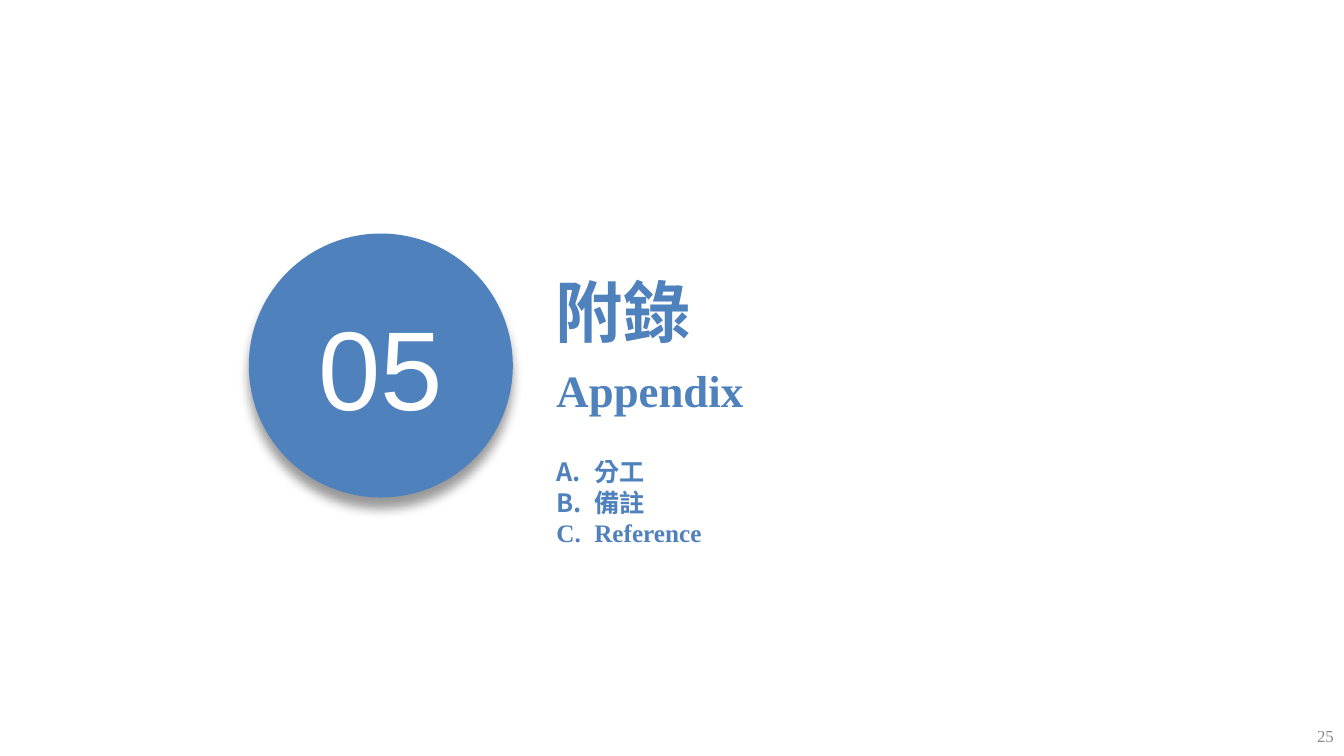
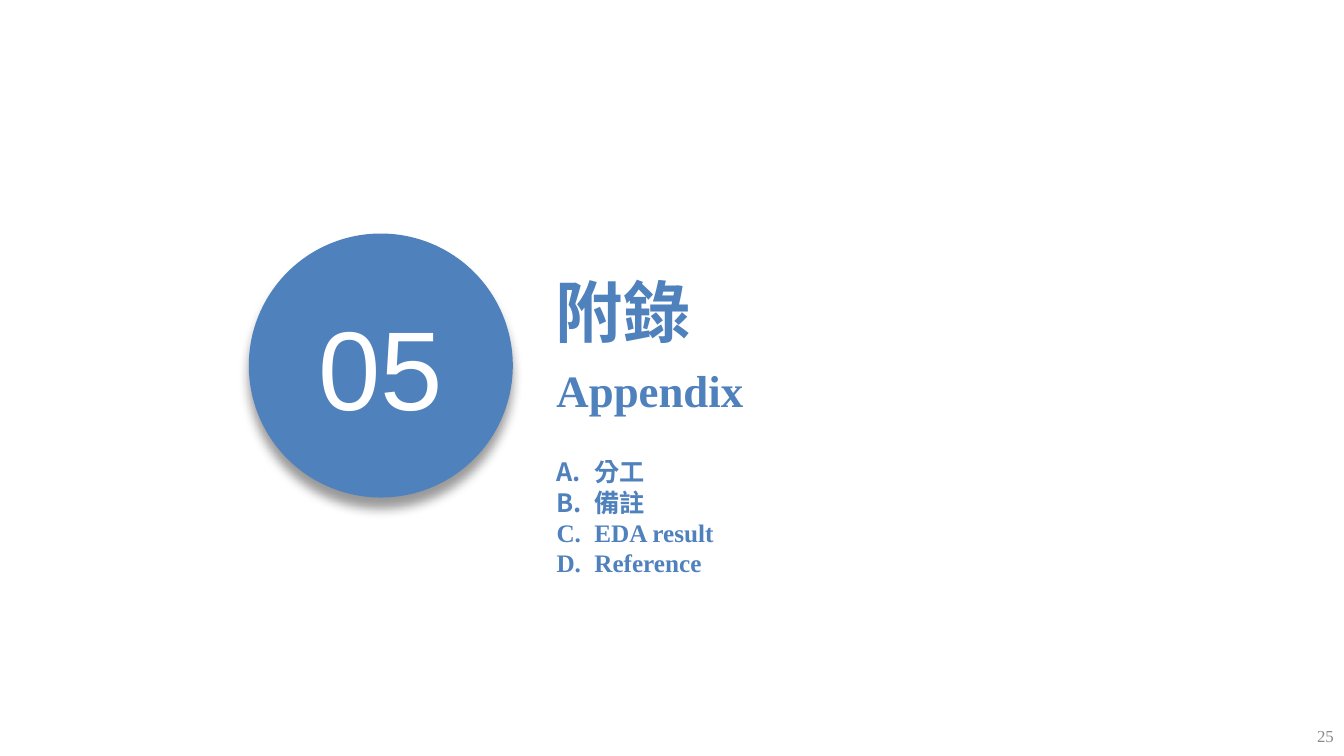
Before and after one commit to teemoteemo0318/nanshan, a slide deck: slide 25 of 南山_題目一_組別二.pptx. Drawn at 1344x756 pixels with LibreOffice and Linux fonts; fonts in the diff are those of the drawing; background and template pictures are left out. Boxes give left, top, right and bottom in pixels: in the first picture for what was removed or moved away, otherwise in the second. Text is boxed around its words. In the diff, an @@ line names an element or a change of style, - is before the commit and + after.

```diff
--- a/南山_題目一_組別二.pptx
+++ b/南山_題目一_組別二.pptx
@@ text at bbox=[594, 524, 713, 543]: paragraph added @@
+C. EDA result
```
Also in this commit, not shown: 3 other slides changed, 5 slides added, 3 other files.
